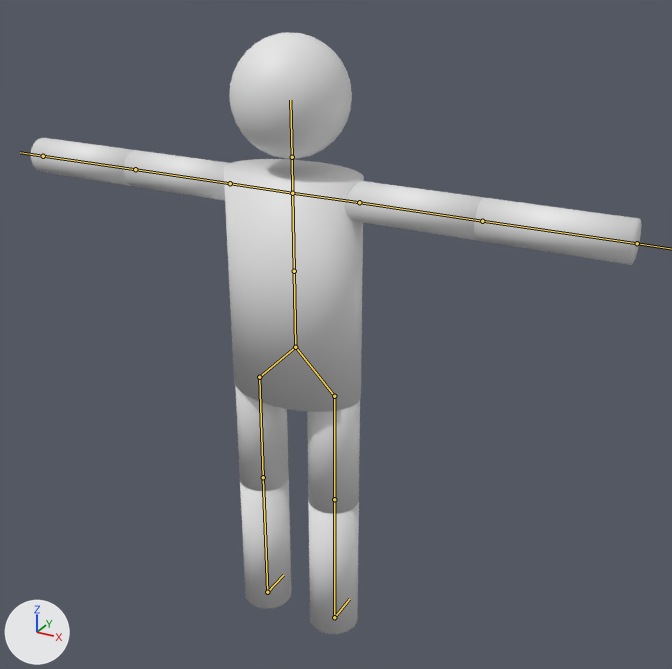
What one commit did to the Blender file Content/Resources/Character02.blend.
Both versions are drawn from a 50 mm lens placed at (63.2, -103.0, 100.7), pointed at (6.3, 0.4, 49.0). The axes (+X, +Y, +Z) are drawn at lower left. The lights are the same throughout. The bones that bend it are drawn over the model as lines.
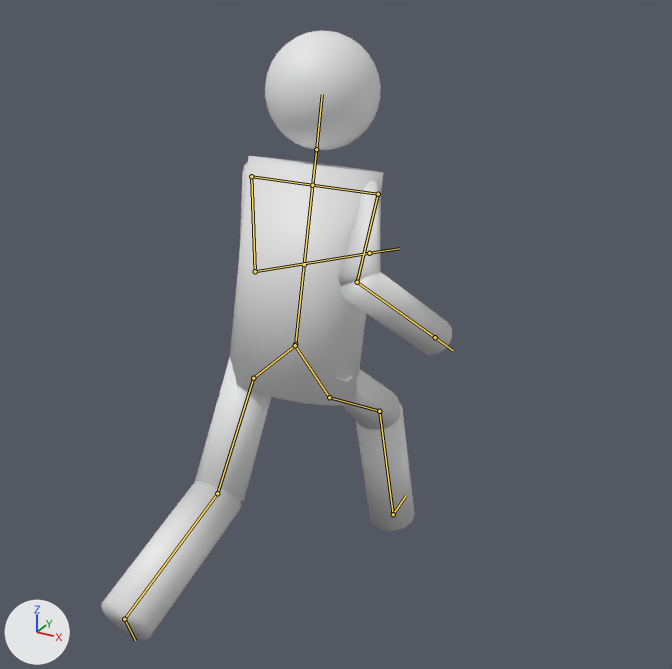
The newer file adds an action. The first version stands in its rest pose; the second is drawn at frame 15 of the action 'run'.

Changed parts and their boxes [x1, y1, x2, y2] in the pictures (672 x 669 px):
'mesh', posed (42% narrower): before [31, 33, 641, 634]; after [101, 30, 452, 640]
bone 'spine01', root to tip: before (295, 347) to (294, 271); after (295, 344) to (304, 264)
bone 'upperarm_l', root to tip: before (230, 183) to (135, 169); after (251, 176) to (255, 271)
bone 'lowerarm_l', root to tip: before (135, 169) to (43, 156); after (255, 271) to (369, 253)
bone 'upperarm_r', root to tip: before (359, 202) to (482, 221); after (378, 194) to (357, 282)
bone 'lowerarm_r', root to tip: before (482, 221) to (637, 243); after (357, 282) to (435, 337)
bone 'thigh_l', root to tip: before (259, 377) to (263, 477); after (253, 378) to (217, 493)
bone 'calf_l', root to tip: before (263, 477) to (267, 592); after (217, 493) to (124, 619)
bone 'thigh_r', root to tip: before (334, 396) to (334, 499); after (329, 397) to (379, 411)
bone 'calf_r', root to tip: before (334, 499) to (334, 617); after (379, 411) to (393, 514)

The edits, one by one:
Bone 'spine01' (bone_spine01) moves from (0.0, 0.0, 0.0) to (0.0, 0.05, 0.0).
Bone 'spine01' (bone_spine01) turns from (0, 0, 0) to (-14, 0, 0) degrees about its own x, y and z.
Bone 'upperarm_l' (bone_upperarm_l) turns from (0, 0, 0) to (-46, 51, 41) degrees about its own x, y and z.
Bone 'lowerarm_l' (bone_lowerarm_l) turns from (0, 0, 0) to (-98, -16, 18) degrees about its own x, y and z.
Bone 'upperarm_r' (bone_upperarm_r) turns from (0, 0, 0) to (50, -12, -80) degrees about its own x, y and z.
Bone 'lowerarm_r' (bone_lowerarm_r) turns from (0, 0, 0) to (-115, 14, -23) degrees about its own x, y and z.
Bone 'thigh_l' (bone_thigh_l) turns from (0, 0, 0) to (0, 0, 23) degrees about its own x, y and z.
Bone 'calf_l' (bone_calf_l) turns from (0, 0, 0) to (0, 0, 35) degrees about its own x, y and z.
Bone 'thigh_r' (bone_thigh_r) turns from (0, 0, 0) to (2, -1, 72) degrees about its own x, y and z.
Bone 'calf_r' (bone_calf_r) turns from (0, 0, 0) to (0, 0, -47) degrees about its own x, y and z.
